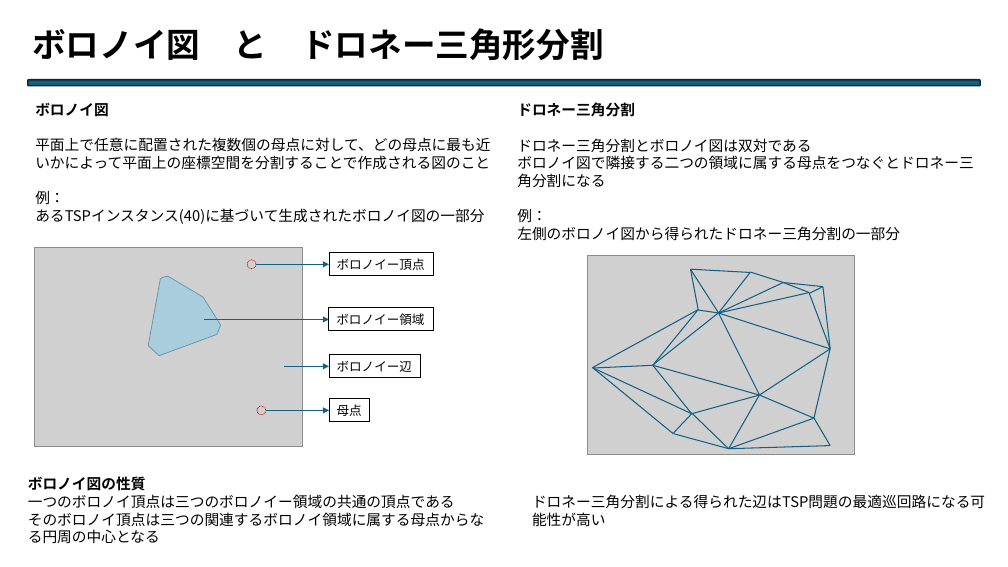
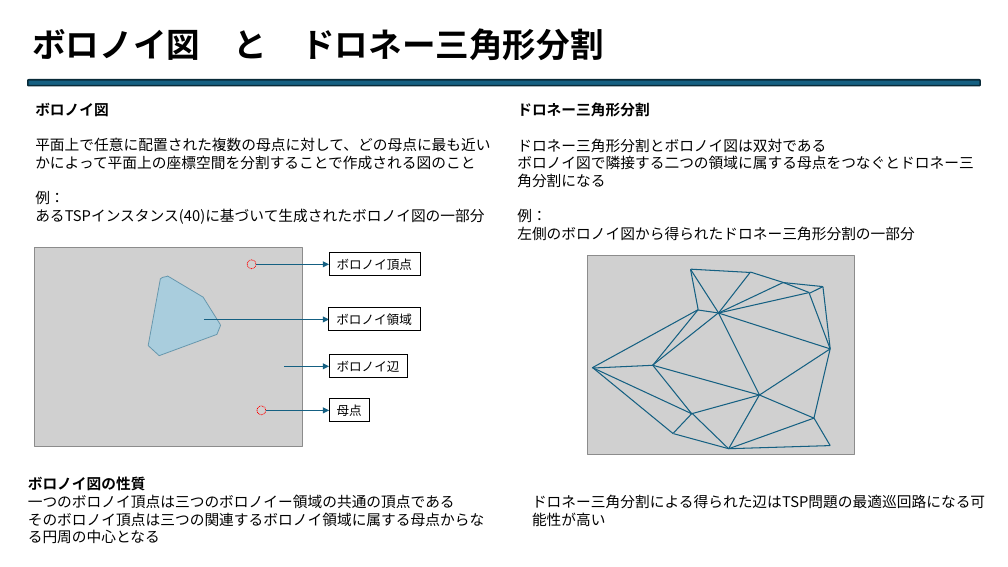
Before and after one commit to Legolas9999/chuukann, a slide deck: slide 5 of 中期.pptx. Drawn at 1008x567 pixels with LibreOffice and Linux fonts; fonts in the diff are those of the drawing; grey boxes stand for pictures. Boxes give left, top, right and bottom in pixels: in the first picture for what was removed or moved away, otherwise in the second. Text is boxed around its words. In the diff, an @@ line names an element or a change of style, - is before the commit and + after.

```diff
--- a/中期.pptx
+++ b/中期.pptx
@@ text at (517, 102, 826, 153): text changed @@
-ドロネー三角分割
-ドロネー三角分割とボロノイ図は双対である
+ドロネー三角形分割
+ドロネー三角形分割とボロノイ図は双対である
@@ text at (35, 137, 490, 170): text changed @@
-平面上で任意に配置された複数個の母点に対して、どの母点に最も近いかによって平面上の座標空間を分割することで作成される図のこと
+平面上で任意に配置された複数の母点に対して、どの母点に最も近いかによって平面上の座標空間を分割することで作成される図のこと
@@ text at (517, 226, 915, 241): text changed @@
-左側のボロノイ図から得られたドロネー三角分割の一部分
+左側のボロノイ図から得られたドロネー三角形分割の一部分
@@ rectangle "ボロノイ頂点": place and size @@
-rectangle "ボロノイ頂点" at (329, 253, 433, 275)
+rectangle "ボロノイ頂点" at (329, 253, 420, 275)
@@ text in rectangle at (337, 258, 413, 270): text changed @@
-ボロノイー頂点
+ボロノイ頂点
@@ rectangle "ボロノイ領域": place and size @@
-rectangle "ボロノイ領域" at (329, 308, 433, 330)
+rectangle "ボロノイ領域" at (329, 308, 420, 330)
@@ text in rectangle at (336, 313, 412, 325): text changed @@
-ボロノイー領域
+ボロノイ領域
@@ rectangle "ボロノイ辺": place and size @@
-rectangle "ボロノイ辺" at (329, 355, 420, 377)
+rectangle "ボロノイ辺" at (329, 355, 408, 377)
@@ text in rectangle at (337, 361, 400, 372): text changed @@
-ボロノイー辺
+ボロノイ辺
```
Also in this commit, not shown: 8 other slides changed.
